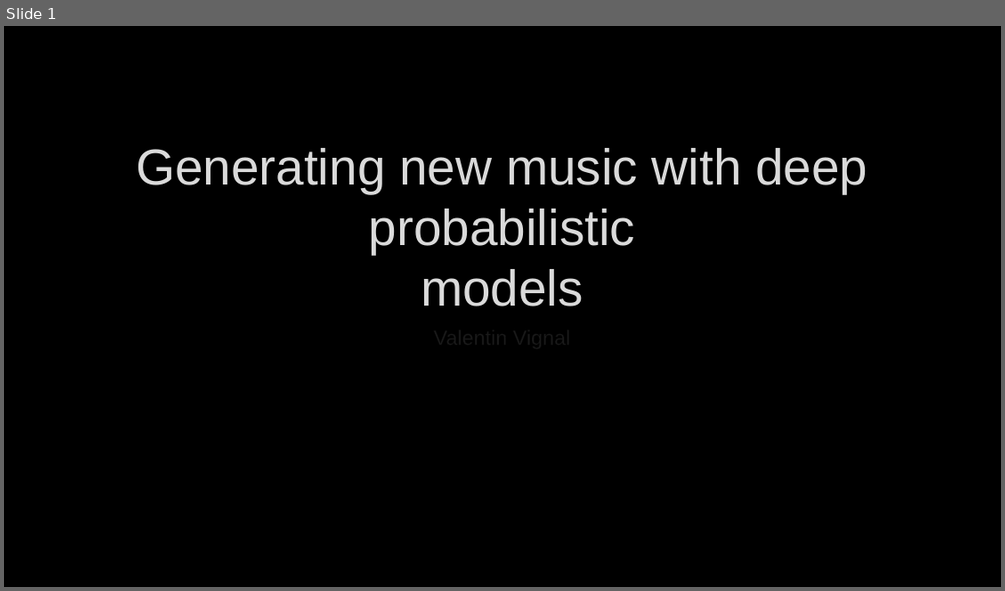
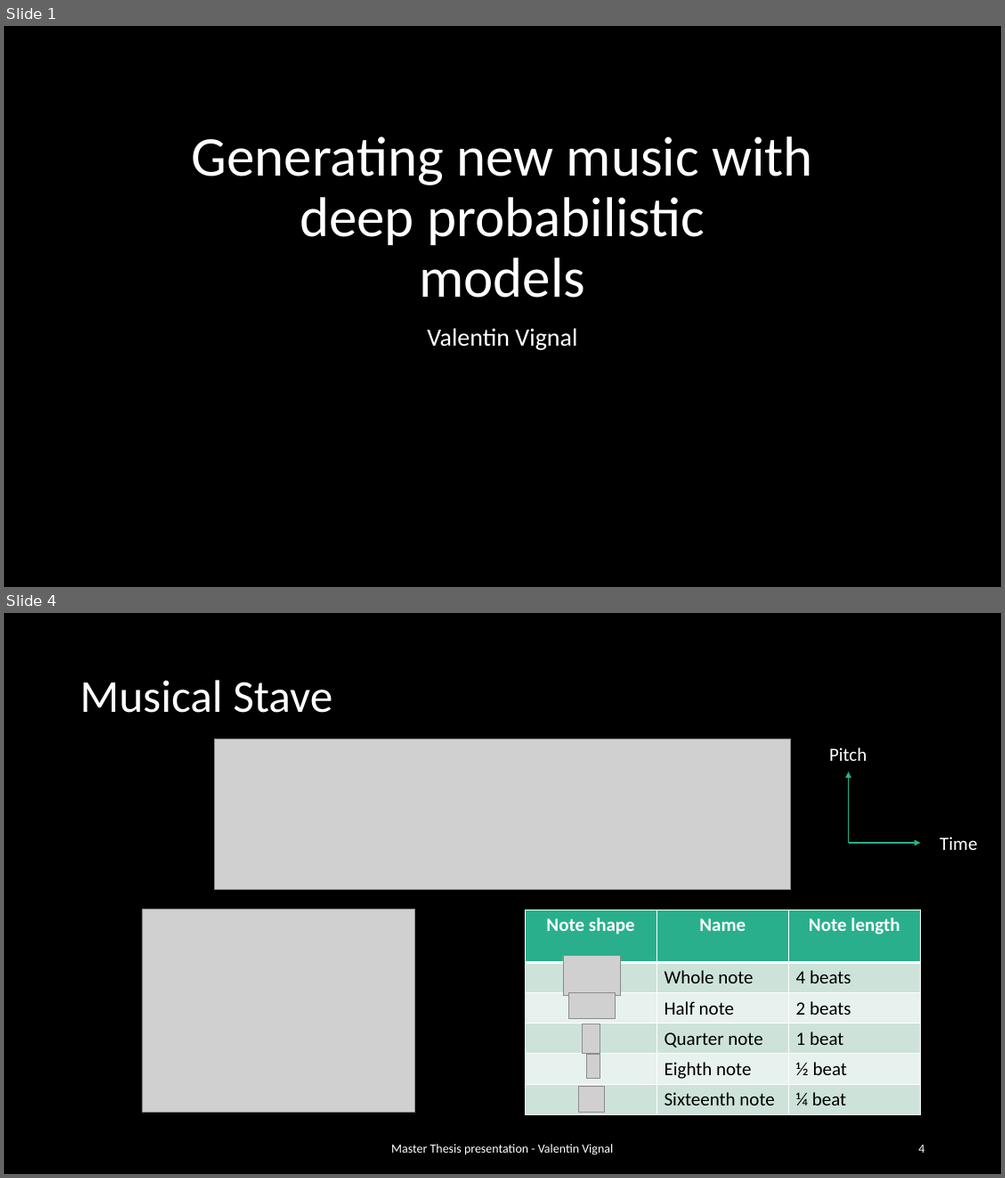
Before and after one commit to ValentinVignal/Dissertation-Report, a slide deck: Presentation/Presentation.pptx. Shown one above the other, each under a label of ours: slide 1 before the commit, slides 1 and 4 after it; the slides between them are not shown. The pictures are 1005x591 and 1005x1178 pixels, drawn with LibreOffice and Linux fonts; fonts in the diff are those of the drawing; grey boxes stand for pictures; background and template pictures are left out. Boxes give left, top, right and bottom in pixels: in the first picture for what was removed or moved away, otherwise in the second. Text is boxed around its words. In the diff, an @@ line names an element or a change of style, - is before the commit and + after.

```diff
--- a/Presentation/Presentation.pptx
+++ b/Presentation/Presentation.pptx
@@ slide 4 added at bbox=[4, 613, 1001, 1174], background #000000 @@
@@ title added at bbox=[80, 680, 332, 713], 44 pt, text #FFFFFF @@
+Musical Stave
@@ picture added at bbox=[214, 738, 790, 889] @@
@@ text added at bbox=[829, 747, 866, 761], 18 pt, text #FFFFFF @@
+Pitch
@@ arrow added from (849, 843) to (849, 771), #29AF8C 1.5 pt @@
@@ arrow added from (849, 843) to (921, 843), #29AF8C 1.5 pt @@
@@ text added at bbox=[939, 836, 977, 850], 18 pt, text #FFFFFF @@
+Time
@@ picture added at bbox=[142, 909, 414, 1111] @@
@@ table added at bbox=[526, 910, 920, 1112], 6 rows, 3 columns @@
+Note shape | Name | Note length
+ | Whole note | 4 beats
+ | Half note | 2 beats
+ | Quarter note | 1 beat
+ | Eighth note | ½ beat
+ | Sixteenth note | ¼ beat
@@ group added at bbox=[563, 956, 621, 1111]: 5 pictures @@
@@ text added at bbox=[391, 1143, 613, 1155], 12 pt, text #FFFFFF @@
+Master Thesis presentation - Valentin Vignal
@@ page number added at bbox=[918, 1144, 924, 1152], 12 pt, text #FFFFFF @@
+4
@@ slide 1 changed as well @@
@@ title "Generating new music with deep ...": place and size @@
-title "Generating new music with deep ..." at bbox=[136, 148, 867, 306]
+title "Generating new music with deep ..." at bbox=[192, 136, 813, 297]
@@ title "Generating new music with deep ..." at bbox=[192, 136, 813, 297]: size 48.6 to 54 pt, font Arial to Calibri, text colour #DADADA to #FFFFFF, letter outline #404040 0.75 pt to none; line spacing 1 to 0.9 @@
@@ subtitle "Valentin Vignal": place and size @@
-subtitle "Valentin Vignal" at bbox=[116, 321, 888, 407]
+subtitle "Valentin Vignal" at bbox=[427, 328, 577, 350]
@@ subtitle "Valentin Vignal" at bbox=[427, 328, 577, 350]: size 20 to 24 pt, font Arial to Calibri, letter outline #404040 0.75 pt to none; line spacing 1 to 0.9 @@
```
Also in this commit, not shown: 29 other slides added, 1 slide removed, 15 other files.
